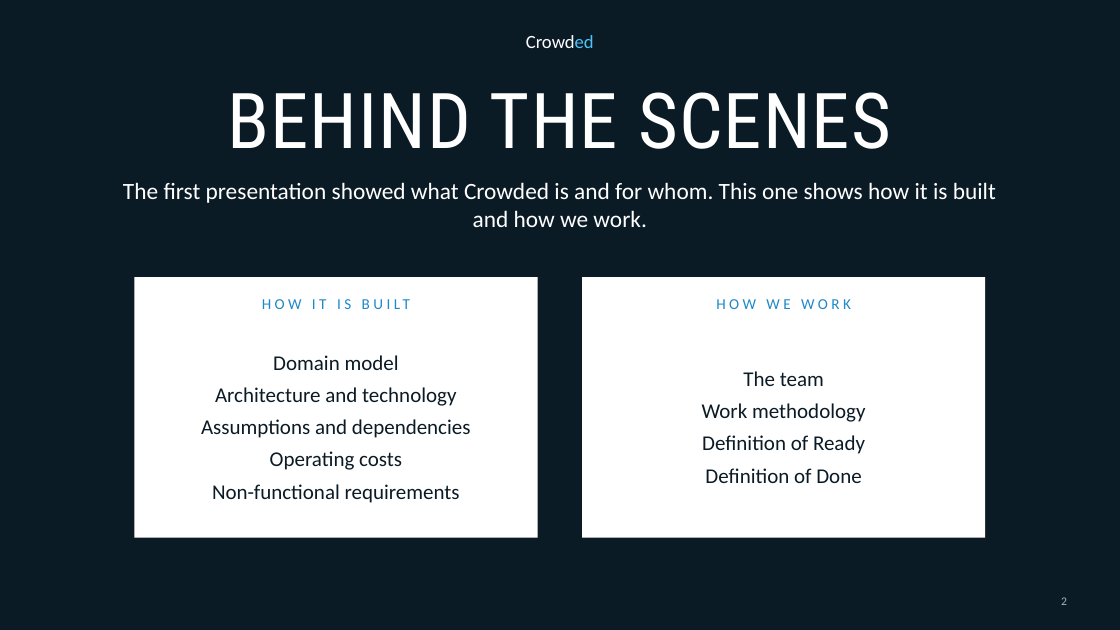
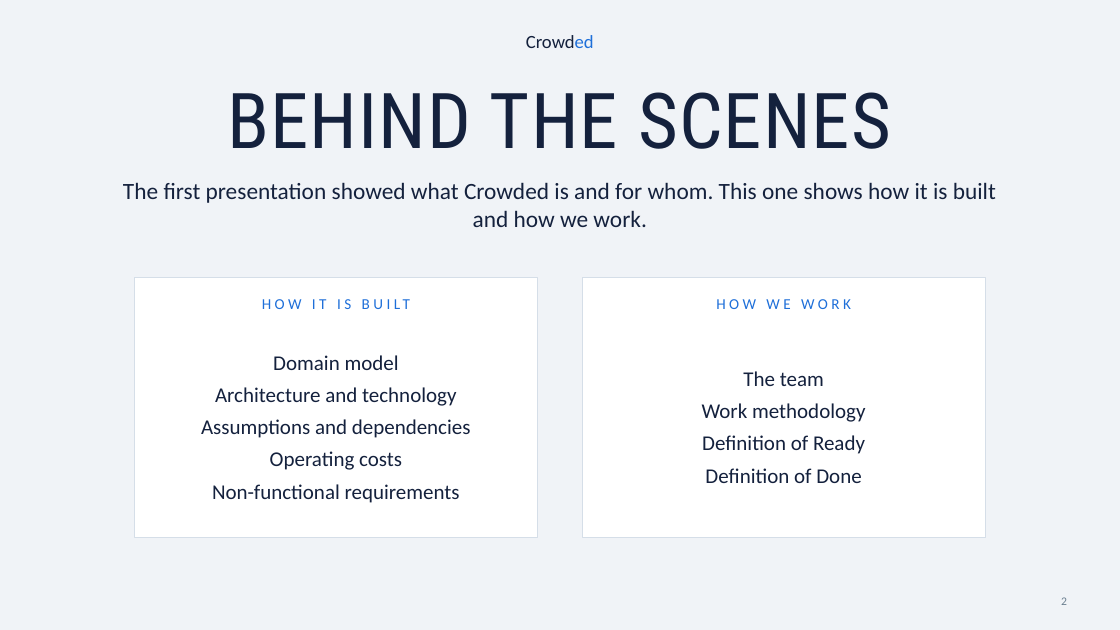
Before and after one commit to andrereis26/crowded-labdsof, a slide deck: slide 2 of docs/presentations/Sprint1/Crowded_LABDSOF_Presentation_Sprint1_PL.pptx. Drawn at 1120x630 pixels with LibreOffice and Linux fonts; fonts in the diff are those of the drawing; background and template pictures are left out. Boxes give left, top, right and bottom in pixels: in the first picture for what was removed or moved away, otherwise in the second. Text is boxed around its words. In the diff, an @@ line names an element or a change of style, - is before the commit and + after.

Commit message:
docs(#12): Redo Sprint 1 PL and T-TP presentations and update operating costs

```diff
--- a/docs/presentations/Sprint1/Crowded_LABDSOF_Presentation_Sprint1_PL.pptx
+++ b/docs/presentations/Sprint1/Crowded_LABDSOF_Presentation_Sprint1_PL.pptx
@@ background picture (left out) to #F4F6F9 @@
@@ rectangle at bbox=[0, 0, 1120, 630]: fill #0B1B25 at 75% opacity to #F4F6F9 at 75% opacity @@
@@ rectangle added at bbox=[0, 0, 1120, 630], fill #E6ECF3 @@
@@ text "Crowded" at bbox=[526, 35, 594, 48]: text colour #FFFFFF to #14213D, text colour #4FC3F7 to #1E6FD9 in "Crowded" @@
@@ text "BEHIND THE SCENES" at bbox=[227, 92, 891, 149]: text colour #FFFFFF to #14213D @@
@@ text "The first presentation showed what ..." at bbox=[123, 182, 996, 227]: text colour #FFFFFF to #14213D @@
@@ rectangle at bbox=[134, 277, 538, 538]: outline none to #D5DEE8 0.75 pt @@
@@ text "HOW IT IS BUILT" at bbox=[164, 294, 508, 319]: text colour #1E88C8 to #1E6FD9 @@
@@ rectangle at bbox=[582, 277, 986, 538]: outline none to #D5DEE8 0.75 pt @@
@@ text "HOW WE WORK" at bbox=[716, 299, 851, 309]: text colour #1E88C8 to #1E6FD9 @@
@@ text "Domain model" at bbox=[201, 355, 471, 503]: text colour #0B1B25 to #14213D @@
@@ text "The team" at bbox=[702, 371, 866, 483]: text colour #0B1B25 to #14213D @@
@@ page number at bbox=[1061, 597, 1067, 605]: text colour #9FB3C8 to #6B7F90 @@
```
Also in this commit, not shown: 28 other slides changed, 1 slide added, 1 slide removed, 3 other files.
